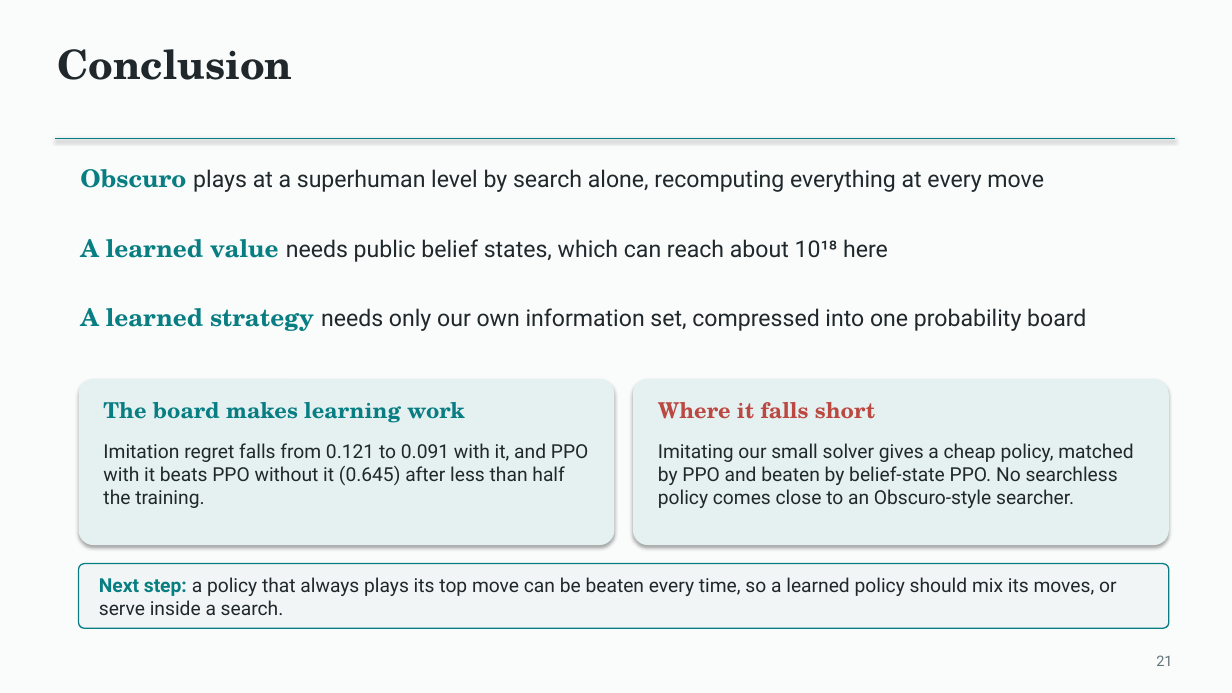
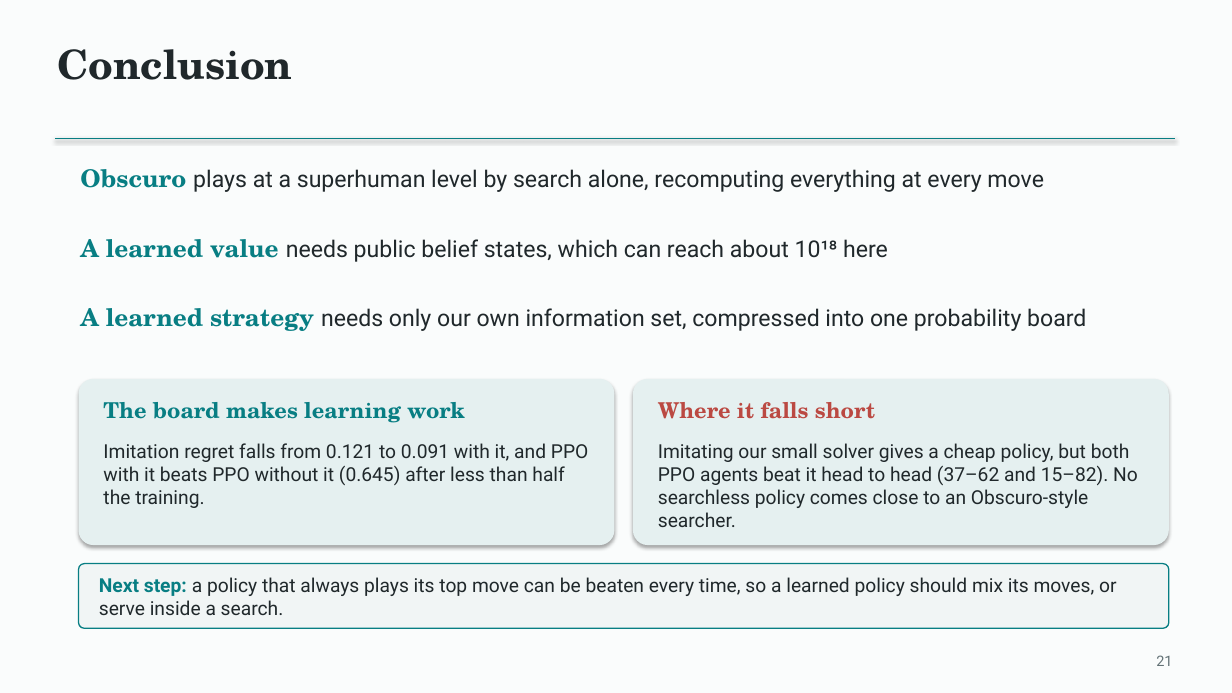
Before and after one commit to Mr-Teal/CS5446_project, a slide deck: slide 21 of docs/presentation/Fog of War Chess - final deck.pptx. Drawn at 1232x693 pixels with LibreOffice and Linux fonts; fonts in the diff are those of the drawing. Boxes give left, top, right and bottom in pixels: in the first picture for what was removed or moved away, otherwise in the second. Text is boxed around its words. In the diff, an @@ line names an element or a change of style, - is before the commit and + after.

```diff
--- a/docs/presentation/Fog of War Chess - final deck.pptx
+++ b/docs/presentation/Fog of War Chess - final deck.pptx
@@ text at (658, 443, 1138, 527): text changed @@
-Imitating our small solver gives a cheap policy, matched by PPO and beaten by belief-state PPO. No searchless policy comes close to an Obscuro-style searcher.
+Imitating our small solver gives a cheap policy, but both PPO agents beat it head to head (37–62 and 15–82). No searchless policy comes close to an Obscuro-style searcher.
```
Also in this commit, not shown: 1 other slide changed, 1 other file.
